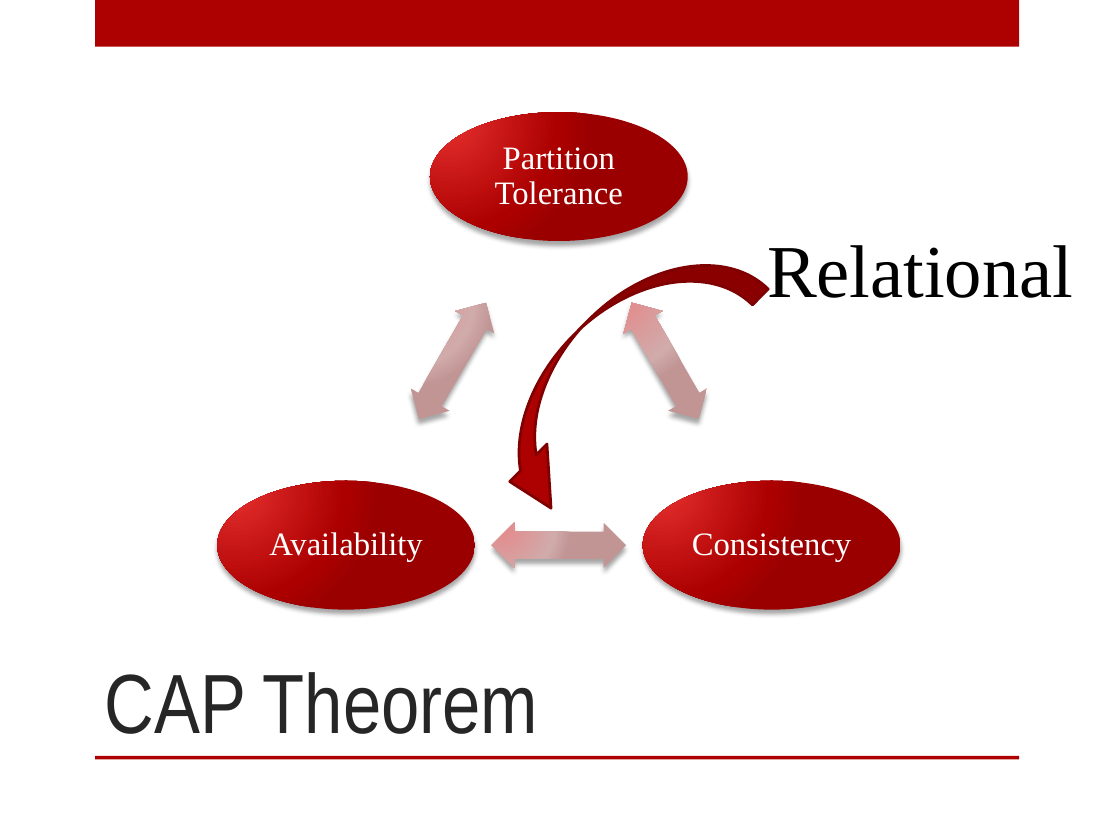
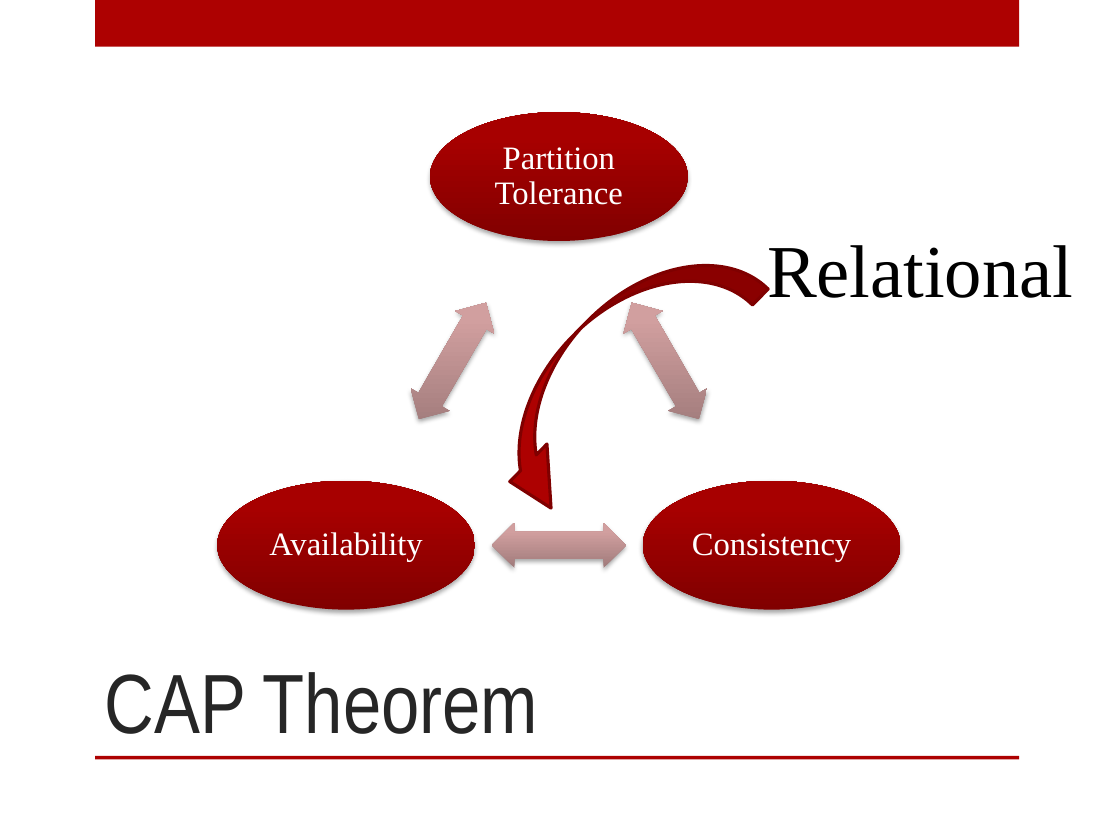
Before and after one commit to digitalBush/nosql-smackdown-talk, a slide deck: slide 14 of nosql-smackdown.pptx (slide 11 before the commit). Drawn at 1120x840 pixels with LibreOffice and Linux fonts; fonts in the diff are those of the drawing. Boxes give left, top, right and bottom in pixels: in the first picture for what was removed or moved away, otherwise in the second. Text is boxed around its words. In the diff, an @@ line names an element or a change of style, - is before the commit and + after.

```diff
--- a/nosql-smackdown.pptx
+++ b/nosql-smackdown.pptx
@@ curved down arrow at [458,215,768,527]: outline #800101 1.75 pt to #800101 2 pt @@
@@ fill gradient #E68989 to #D3ABAB to #C39595 to gradient #A27B7B to #D2A0A0 to #D4A0A0; shadow changed in 3 elements at [612,291,718,430], [492,523,626,568], [399,291,505,430] @@
@@ fill gradient #E62F2F to #AD0101 to #9C0101 to gradient #820000 to #A90000; shadow changed in 3 elements at [430,112,688,241], [643,480,900,609], [217,480,475,609] @@
```
Also in this commit, not shown: 10 other slides changed, 4 slides added, 2 slides removed, 2 other files.
